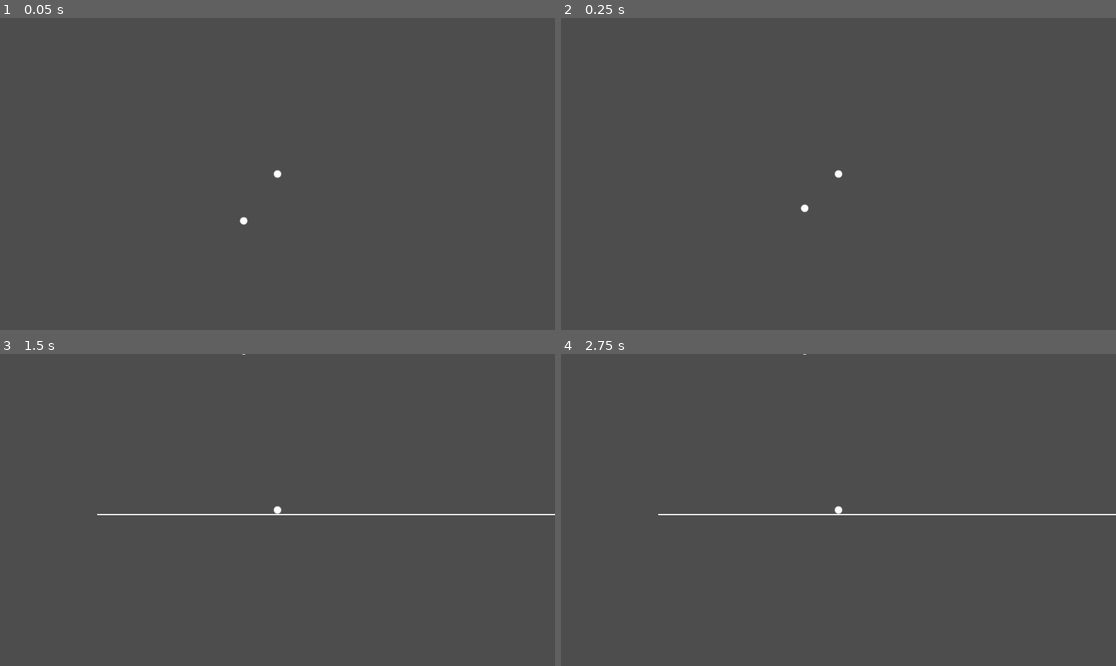
Above: before the commit, frames 1-4 (two rows, left to right).
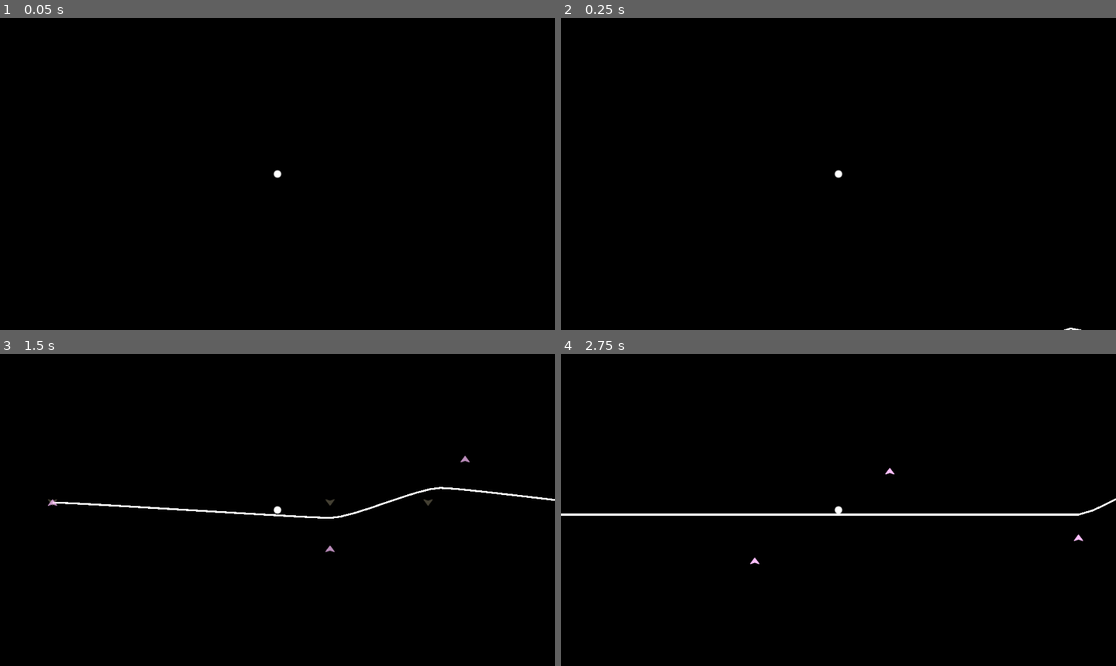
Above: after the commit, the same moments.

Repository: tVeratti/weekly-jam-2
Game: Godot game, scene res://main.tscn
Two runs of this game, one before a commit and one after it. Both use one fixed random seed, a clock stepped at 60 frames per second and the inputs below.
Inputs:
- Up to frame 1 (0.05 s): no input
- Up to frame 2 (0.25 s): no input
- Up to frame 3 (1.5 s): hold D (right) 0.53-1.28 s; hold S (down) from 1.28 s (still down)
- Up to frame 4 (2.75 s): release S (down) at 2.03 s; hold D (right) from 2.03 s (still down)

The runs differ from the first frame. In frame 1, 100% of the frame differs, in the area x 0-100%, y 0-100%; in frame 2, 100%; in frame 3, 100%; in frame 4, 100%.

Commit message:
add obstacles

Diff:
--- /dev/null
+++ b/src/weekly-jam-2/colors.gd
@@ -0,0 +1,6 @@
+class_name Colors
+extends Node
+
+
+const PINK: = Color("#FFBFFF")
+const YELLOW: = Color("#FFF1BF")
--- a/src/weekly-jam-2/components/input.gd
+++ b/src/weekly-jam-2/components/input.gd
@@ -6,6 +6,10 @@
 const RIGHT:String = "right"
 const UP:String = "up"
 const DOWN:String = "down"
+const RESET:String = "reset"
+
+
+signal reset
 
 
 var direction:Vector2 = Vector2.ZERO
@@ -24,4 +28,5 @@
 	elif Input.is_action_pressed(DOWN):
 		direction.y = 1
 
-	#direction = direction.normalized()
+	if Input.is_action_just_released(RESET):
+		reset.emit()
--- a/src/weekly-jam-2/map/map.gd
+++ b/src/weekly-jam-2/map/map.gd
@@ -2,20 +2,26 @@
 
 
 const MAX_HANDLE_X:float = 50.0
-const LOCAL_POINT_DISTANCE:float = 960.0
+const LOCAL_POINT_DISTANCE:float = 2000.0
 const CURVE_ANIMATION_SPEED:float = 4.0
+
+const DIRECTION_TEXTURE:Texture = preload("uid://cljp2t7r1q18x")
 
 
 @onready var input_component:InputComponent = %InputComponent
 
 # Floor / Line Body
-@onready var static_body_2d = $StaticBody2D
+@onready var line_body:StaticBody2D = %LineBody
 @onready var collision_polygon:CollisionPolygon2D = %CollisionPolygon2D
 @onready var line_2d:Line2D = %Line2D
 
 # Animated Line Points
 @onready var curve_animation:AnimationPlayer = %CurveAnimation
 @onready var line_points: = get_tree().get_nodes_in_group("line_point")
+
+@onready var ghost_dots_0 = %GhostDots0
+@onready var ghost_dots_1 = %GhostDots1
+@onready var spawn:Node2D = $Spawn
 
 
 var curve_speed:float = CURVE_ANIMATION_SPEED
@@ -34,9 +40,19 @@
 	curve_animation.current_animation = "curve"
 	curve_animation.pause()
 
+	# Create ghost lines
+	_draw_stars(0, ghost_dots_0)
+	_draw_stars(1, ghost_dots_1)
+
+	input_component.reset.connect(_on_reset)
+
 
 func _process(delta):
 	line_positions = _get_line_positions()
+
+	ghost_dots_0.modulate.a = curve_animation.current_animation_position
+	ghost_dots_1.modulate.a = 1.0 - curve_animation.current_animation_position
+	#line_2d.modulate = lerp(Colors.YELLOW, Colors.PINK, curve_animation.current_animation_position)
 
 	if not thread.is_alive():
 		thread.start(_calculate_localized_points_async)
@@ -83,5 +99,30 @@
 	thread.wait_to_finish()
 
 
+func _draw_stars(index:int, parent_node:Node) -> void:
+	curve_animation.seek(index, true)
+
+	var points = _get_line_positions()
+	for point in points:
+		var sprite: = Sprite2D.new()
+		sprite.texture = DIRECTION_TEXTURE
+		sprite.global_position = point
+		sprite.flip_v = index == 0
+		sprite.scale = Vector2(0.5, 0.5)
+		parent_node.add_child(sprite)
+
+
 func _get_line_positions() -> Array:
 	return line_points.map(func(node): return node.global_position)
+
+
+func _on_reset() -> void:
+	PhysicsServer2D.body_set_state(
+		ball.get_rid(),
+		PhysicsServer2D.BODY_STATE_LINEAR_VELOCITY,
+		Vector2.ZERO)
+
+	PhysicsServer2D.body_set_state(
+		ball.get_rid(),
+		PhysicsServer2D.BODY_STATE_TRANSFORM,
+		Transform2D.IDENTITY.translated(spawn.global_position))
--- a/src/weekly-jam-2/map/map.tscn
+++ b/src/weekly-jam-2/map/map.tscn
@@ -1,9 +1,12 @@
-[gd_scene load_steps=14 format=3 uid="uid://qcgnigajolx8"]
+[gd_scene load_steps=18 format=3 uid="uid://qcgnigajolx8"]
 
 [ext_resource type="Script" uid="uid://ch7uktkwdk2gl" path="res://map/map.gd" id="1_a0dt8"]
 [ext_resource type="Script" uid="uid://bxy6cwp5m7ny8" path="res://components/input.gd" id="2_4hjbm"]
 [ext_resource type="Texture2D" uid="uid://dhto6rg6hrglx" path="res://ball/assets/ball.png" id="2_lgq1i"]
+[ext_resource type="Texture2D" uid="uid://db2eogf0kx6us" path="res://map/assets/box.png" id="4_kffv2"]
 [ext_resource type="Script" uid="uid://ojbsqkwc05of" path="res://map/line_point.gd" id="4_lgq1i"]
+[ext_resource type="Texture2D" uid="uid://vrrkaswpnuhn" path="res://map/assets/obstacle_1.png" id="6_7lyie"]
+[ext_resource type="Texture2D" uid="uid://biyci8ntddyto" path="res://map/assets/obstacle_2.png" id="7_5jdw0"]
 
 [sub_resource type="Curve" id="Curve_7lyie"]
 _data = [Vector2(0, 0), 0.0, 0.0, 0, 0, Vector2(0.498741, 0.501456), 0.0, 0.0, 0, 0, Vector2(1, 0), 0.0, 0.0, 0, 0]
@@ -41,6 +44,33 @@
 hue_variation_max = 1.0
 hue_variation_curve = SubResource("CurveTexture_kffv2")
 
+[sub_resource type="Animation" id="Animation_lgq1i"]
+length = 0.001
+tracks/0/type = "value"
+tracks/0/imported = false
+tracks/0/enabled = true
+tracks/0/path = NodePath("LinePoints/LinePoint8:position")
+tracks/0/interp = 1
+tracks/0/loop_wrap = true
+tracks/0/keys = {
+"times": PackedFloat32Array(0),
+"transitions": PackedFloat32Array(1),
+"update": 0,
+"values": [Vector2(3556, -188)]
+}
+tracks/1/type = "value"
+tracks/1/imported = false
+tracks/1/enabled = true
+tracks/1/path = NodePath("LinePoints/LinePoint6:position")
+tracks/1/interp = 1
+tracks/1/loop_wrap = true
+tracks/1/keys = {
+"times": PackedFloat32Array(0),
+"transitions": PackedFloat32Array(1),
+"update": 0,
+"values": [Vector2(2378, -178)]
+}
+
 [sub_resource type="Animation" id="Animation_a0dt8"]
 resource_name = "curve"
 tracks/0/type = "value"
@@ -53,11 +83,84 @@
 "times": PackedFloat32Array(0, 1),
 "transitions": PackedFloat32Array(1, 1),
 "update": 0,
-"values": [Vector2(401, 0), Vector2(401, 100)]
+"values": [Vector2(600, 0), Vector2(600, 100)]
+}
+tracks/1/type = "value"
+tracks/1/imported = false
+tracks/1/enabled = true
+tracks/1/path = NodePath("LinePoints/LinePoint4:position")
+tracks/1/interp = 1
+tracks/1/loop_wrap = true
+tracks/1/keys = {
+"times": PackedFloat32Array(0, 1),
+"transitions": PackedFloat32Array(1, 1),
+"update": 0,
+"values": [Vector2(1300, 0), Vector2(1300, 50)]
+}
+tracks/2/type = "value"
+tracks/2/imported = false
+tracks/2/enabled = true
+tracks/2/path = NodePath("LinePoints/LinePoint3:position")
+tracks/2/interp = 1
+tracks/2/loop_wrap = true
+tracks/2/keys = {
+"times": PackedFloat32Array(0, 0.99),
+"transitions": PackedFloat32Array(1, 1),
+"update": 0,
+"values": [Vector2(812, 0), Vector2(892, -94)]
+}
+tracks/3/type = "value"
+tracks/3/imported = false
+tracks/3/enabled = true
+tracks/3/path = NodePath("LinePoints/LinePoint5:position")
+tracks/3/interp = 1
+tracks/3/loop_wrap = true
+tracks/3/keys = {
+"times": PackedFloat32Array(0, 1),
+"transitions": PackedFloat32Array(1, 1),
+"update": 0,
+"values": [Vector2(1700, -200), Vector2(1700, 0)]
+}
+tracks/4/type = "value"
+tracks/4/imported = false
+tracks/4/enabled = true
+tracks/4/path = NodePath("LinePoints/LinePoint7:position")
+tracks/4/interp = 1
+tracks/4/loop_wrap = true
+tracks/4/keys = {
+"times": PackedFloat32Array(0),
+"transitions": PackedFloat32Array(1),
+"update": 0,
+"values": [Vector2(3227, -10)]
+}
+tracks/5/type = "value"
+tracks/5/imported = false
+tracks/5/enabled = true
+tracks/5/path = NodePath("LinePoints/LinePoint8:position")
+tracks/5/interp = 1
+tracks/5/loop_wrap = true
+tracks/5/keys = {
+"times": PackedFloat32Array(0, 0.77),
+"transitions": PackedFloat32Array(1, 1),
+"update": 0,
+"values": [Vector2(3556, -38), Vector2(3556, -188)]
+}
+tracks/6/type = "value"
+tracks/6/imported = false
+tracks/6/enabled = true
+tracks/6/path = NodePath("LinePoints/LinePoint6:position")
+tracks/6/interp = 1
+tracks/6/loop_wrap = true
+tracks/6/keys = {
+"times": PackedFloat32Array(0, 0.99),
+"transitions": PackedFloat32Array(1, 1),
+"update": 0,
+"values": [Vector2(2378, 0), Vector2(2378, -178)]
 }
 
 [sub_resource type="AnimationLibrary" id="AnimationLibrary_lgq1i"]
 _data = {
+&"RESET": SubResource("Animation_lgq1i"),
 &"curve": SubResource("Animation_a0dt8")
 }
 
@@ -70,7 +173,6 @@
 metadata/_custom_type_script = "uid://bxy6cwp5m7ny8"
 
 [node name="ParallaxBackground" type="ParallaxBackground" parent="."]
-visible = false
 
 [node name="ParallaxLayer" type="ParallaxLayer" parent="ParallaxBackground"]
 motion_mirroring = Vector2(1920, 1080)
@@ -91,6 +193,7 @@
 color = Color(0, 0, 0, 1)
 
 [node name="GPUParticles2D" type="GPUParticles2D" parent="ParallaxBackground/ParallaxLayer"]
+visible = false
 position = Vector2(494, 279)
 amount = 100
 texture = ExtResource("2_lgq1i")
@@ -101,16 +204,23 @@
 local_coords = true
 process_material = SubResource("ParticleProcessMaterial_5jdw0")
 
-[node name="StaticBody2D" type="StaticBody2D" parent="."]
+[node name="Spawn" type="Node2D" parent="." groups=["spawn"]]
+position = Vector2(201, -140)
+
+[node name="LineBody" type="StaticBody2D" parent="."]
+unique_name_in_owner = true
 collision_layer = 2
 collision_mask = 3
 
-[node name="CollisionPolygon2D" type="CollisionPolygon2D" parent="StaticBody2D"]
-unique_name_in_owner = true
-
-[node name="Line2D" type="Line2D" parent="StaticBody2D"]
-unique_name_in_owner = true
-width = 3.0
+[node name="CollisionPolygon2D" type="CollisionPolygon2D" parent="LineBody"]
+unique_name_in_owner = true
+
+[node name="Line2D" type="Line2D" parent="LineBody"]
+unique_name_in_owner = true
+points = PackedVector2Array(57, -5, 363, 70, 957, 259, 1336, 83, 1764, -37, 2098, 44)
+width = 4.0
+texture = ExtResource("4_kffv2")
+texture_mode = 1
 
 [node name="LinePoints" type="Node2D" parent="."]
 
@@ -119,7 +229,7 @@
 metadata/_custom_type_script = "uid://ojbsqkwc05of"
 
 [node name="LinePoint2" type="Node2D" parent="LinePoints" groups=["line_point"]]
-position = Vector2(401, 0)
+position = Vector2(600, 0)
 script = ExtResource("4_lgq1i")
 metadata/_custom_type_script = "uid://ojbsqkwc05of"
 
@@ -129,28 +239,84 @@
 metadata/_custom_type_script = "uid://ojbsqkwc05of"
 
 [node name="LinePoint4" type="Node2D" parent="LinePoints" groups=["line_point"]]
-position = Vector2(1152, 0)
+position = Vector2(1300, 0)
 script = ExtResource("4_lgq1i")
 metadata/_custom_type_script = "uid://ojbsqkwc05of"
 
 [node name="LinePoint5" type="Node2D" parent="LinePoints" groups=["line_point"]]
-position = Vector2(1551, 0)
+position = Vector2(1700, -200)
 script = ExtResource("4_lgq1i")
 metadata/_custom_type_script = "uid://ojbsqkwc05of"
 
 [node name="LinePoint6" type="Node2D" parent="LinePoints" groups=["line_point"]]
-position = Vector2(1893, 0)
+position = Vector2(2378, -178)
 script = ExtResource("4_lgq1i")
 metadata/_custom_type_script = "uid://ojbsqkwc05of"
 
 [node name="LinePoint7" type="Node2D" parent="LinePoints" groups=["line_point"]]
-position = Vector2(2319, 0)
-script = ExtResource("4_lgq1i")
-metadata/_custom_type_script = "uid://ojbsqkwc05of"
-
-[node name="Sprite2D" type="Sprite2D" parent="."]
-position = Vector2(405, -156)
-texture = ExtResource("2_lgq1i")
+position = Vector2(3227, -10)
+script = ExtResource("4_lgq1i")
+metadata/_custom_type_script = "uid://ojbsqkwc05of"
+
+[node name="LinePoint8" type="Node2D" parent="LinePoints" groups=["line_point"]]
+position = Vector2(3556, -188)
+script = ExtResource("4_lgq1i")
+metadata/_custom_type_script = "uid://ojbsqkwc05of"
+
+[node name="LinePoint9" type="Node2D" parent="LinePoints" groups=["line_point"]]
+position = Vector2(4162, -44)
+script = ExtResource("4_lgq1i")
+metadata/_custom_type_script = "uid://ojbsqkwc05of"
+
+[node name="LinePoint10" type="Node2D" parent="LinePoints" groups=["line_point"]]
+position = Vector2(4748, 108)
+script = ExtResource("4_lgq1i")
+metadata/_custom_type_script = "uid://ojbsqkwc05of"
+
+[node name="LinePoint11" type="Node2D" parent="LinePoints" groups=["line_point"]]
+position = Vector2(5519, -4)
+script = ExtResource("4_lgq1i")
+metadata/_custom_type_script = "uid://ojbsqkwc05of"
+
+[node name="Obstacles" type="Node2D" parent="."]
+
+[node name="StaticBody2D2" type="StaticBody2D" parent="Obstacles"]
+position = Vector2(2346, 82)
+rotation = 0.108667
+scale = Vector2(1, 1)
+collision_layer = 2
+collision_mask = 0
+
+[node name="CollisionPolygon2D" type="CollisionPolygon2D" parent="Obstacles/StaticBody2D2"]
+polygon = PackedVector2Array(-21, -185, -71, -173, -117, -145, -141, -120, -159, -96, -178, -53, -156, -53, -144, -80, -127, -104, -106, -126, -86, -140, -57, -155, -30, -163, -3, -164, 23, -163, 47, -158, 72, -149, 99, -132, 133, -97, 147, -74, 156, -53, 178, -53, 166, -84, 153, -107, 112, -149, 83, -166, 50, -179, 14, -186)
+
+[node name="CollisionPolygon2D2" type="CollisionPolygon2D" parent="Obstacles/StaticBody2D2"]
+polygon = PackedVector2Array(-178, 52, -166, 85, -151, 107, -126, 136, -104, 154, -76, 170, -52, 178, -19, 185, 11, 185, 41, 181, 78, 169, 108, 151, 135, 128, 155, 103, 168, 79, 178, 52, 156, 52, 145, 78, 131, 99, 109, 123, 82, 142, 45, 158, 7, 164, -21, 163, -47, 157, -69, 149, -87, 140, -105, 127, -124, 108, -145, 79, -156, 52)
+
+[node name="Sprite2D" type="Sprite2D" parent="Obstacles/StaticBody2D2"]
+texture_filter = 2
+scale = Vector2(1, 1)
+texture = ExtResource("7_5jdw0")
+
+[node name="StaticBody2D" type="StaticBody2D" parent="Obstacles"]
+position = Vector2(3733, 98)
+collision_layer = 2
+collision_mask = 0
+
+[node name="CollisionPolygon2D" type="CollisionPolygon2D" parent="Obstacles/StaticBody2D"]
+polygon = PackedVector2Array(176, -58, 183, -32, 186, -2, 184, 22, 180, 46, 173, 66, 151, 66, 158, 48, 163, 26, 164, 12, 165, -1, 164, -19, 160, -40, 154, -58)
+
+[node name="Sprite2D" type="Sprite2D" parent="Obstacles/StaticBody2D"]
+texture_filter = 2
+texture = ExtResource("6_7lyie")
+
+[node name="GhostDots0" type="Node2D" parent="."]
+unique_name_in_owner = true
+modulate = Color(1, 0.945098, 0.74902, 1)
+
+[node name="GhostDots1" type="Node2D" parent="."]
+unique_name_in_owner = true
+modulate = Color(1, 0.752941, 1, 1)
 
 [node name="CurveAnimation" type="AnimationPlayer" parent="."]
 unique_name_in_owner = true
--- a/src/weekly-jam-2/project.godot
+++ b/src/weekly-jam-2/project.godot
@@ -7,6 +7,10 @@
 ;   param=value ; assign values to parameters
 
 config_version=5
+
+[animation]
+
+warnings/check_invalid_track_paths=false
 
 [application]
 
@@ -24,6 +28,7 @@
 
 ball=""
 line_point=""
+spawn=""
 
 [input]
 
@@ -51,10 +56,16 @@
 , Object(InputEventKey,"resource_local_to_scene":false,"resource_name":"","device":-1,"window_id":0,"alt_pressed":false …(186 unchanged characters)…
 ]
 }
+reset={
+"deadzone": 0.2,
+"events": [Object(InputEventKey,"resource_local_to_scene":false,"resource_name":"","device":-1,"window_id":0,"alt_pressed":false,"shift_pressed":false,"ctrl_pressed":false,"meta_pressed":false,"pressed":false,"keycode":0,"physical_keycode":32,"key_label":0,"unicode":32,"location":0,"echo":false,"script":null)
+]
+}
 
 [physics]
 
 common/physics_ticks_per_second=120
+common/max_physics_steps_per_frame=16
 3d/physics_engine="Jolt Physics"
 
 [rendering]
Not shown, added: src/weekly-jam-2/colors.gd.uid
Binary file added: src/weekly-jam-2/map/assets/box.png
Not shown, added: src/weekly-jam-2/map/assets/box.png.import
Binary file added: src/weekly-jam-2/map/assets/navigation_n.png
Not shown, added: src/weekly-jam-2/map/assets/navigation_n.png.import
Binary file added: src/weekly-jam-2/map/assets/obstacle_1.png
Not shown, added: src/weekly-jam-2/map/assets/obstacle_1.png.import
Binary file added: src/weekly-jam-2/map/assets/obstacle_2.png
Not shown, added: src/weekly-jam-2/map/assets/obstacle_2.png.import
Binary file added: src/weekly-jam-2/map/assets/star.png
Not shown, added: src/weekly-jam-2/map/assets/star.png.import
